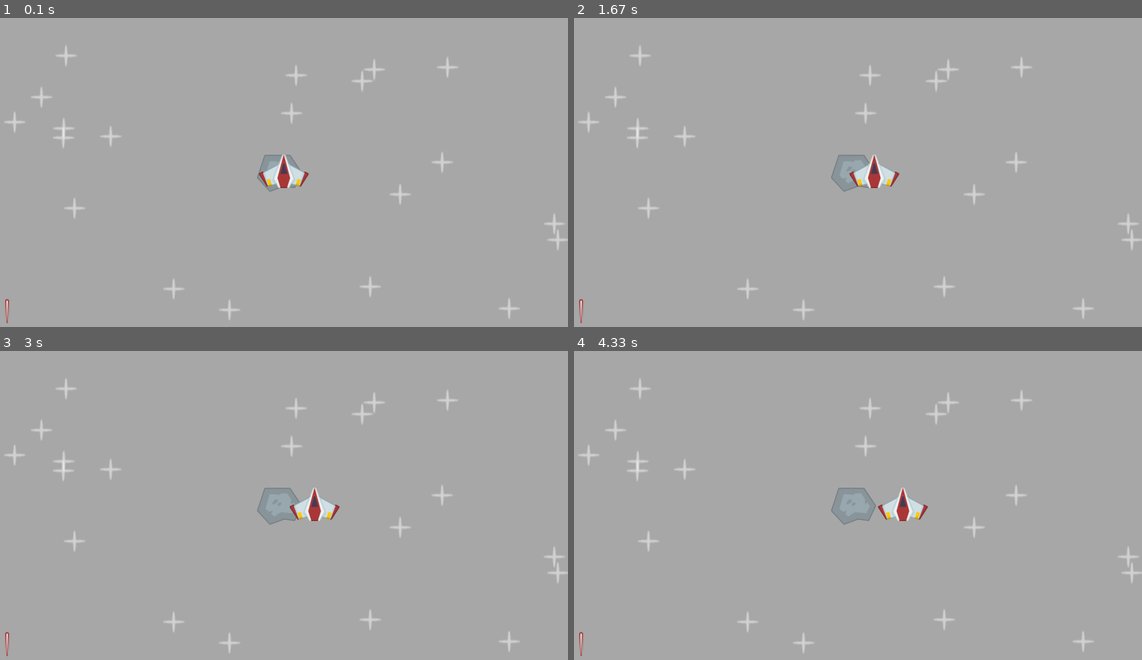
Above: before the commit, frames 1-4 (two rows, left to right).
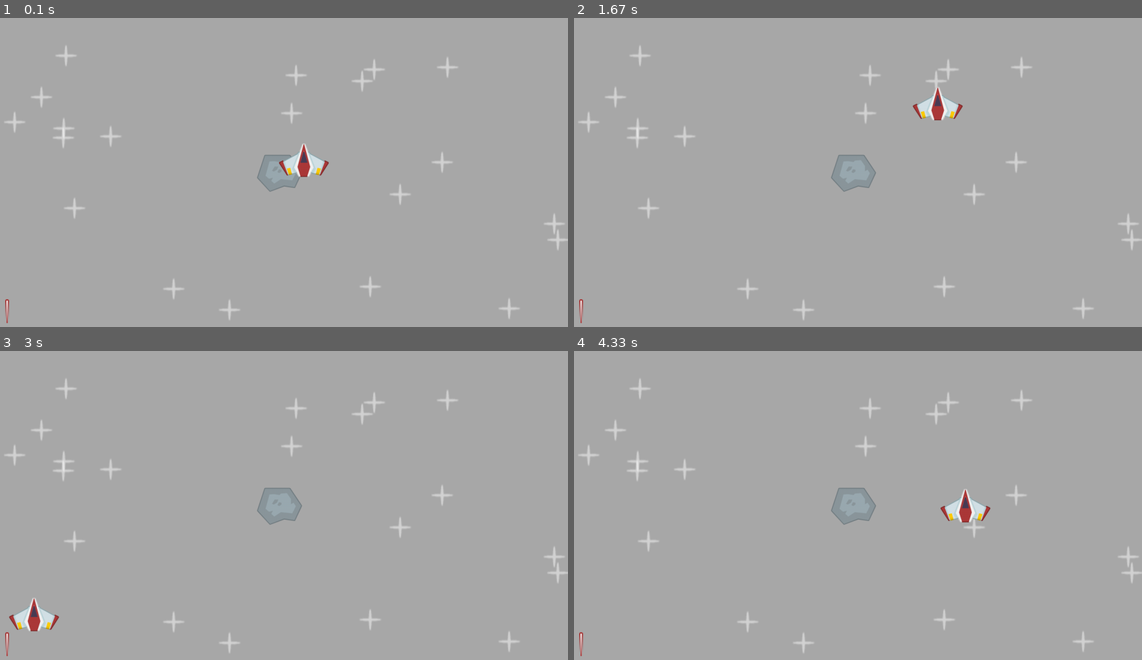
Above: after the commit, the same moments.

Repository: derekwhayes/pygame-tutorial
Game: pygame game, started from 5games-main/space shooter/code/main.py
Same seed, same stepped clock (60 frames per second), same inputs: the game is played once before the commit and once after it.
Inputs:
- Up to frame 1 (0.1 s): no input
- Up to frame 2 (1.67 s): no input
- Up to frame 3 (3 s): no input
- Up to frame 4 (4.33 s): no input

The runs differ from the first frame. In frame 1, 0.8% of the frame differs, in the area x 45-58%, y 40-56%; in frame 2, 1.0%; in frame 3, 1.0%, in the area x 1-60%, y 44-91%; in frame 4, 1.0%.

Commit message:
Refactor player movement logic and add delta time handling

Diff:
--- a/5games-main/space shooter/code/main.py
+++ b/5games-main/space shooter/code/main.py
@@ -8,6 +8,7 @@
 display_surface = pygame.display.set_mode((WINDOW_WIDTH, WINDOW_HEIGHT))
 pygame.display.set_caption('Space Shooter')
 running = True
+clock = pygame.time.Clock()
 
 # plain surface
 surf = pygame.Surface((100, 200))
@@ -16,7 +17,8 @@
 # imports
 player_surf = pygame.image.load(join('5games-main/space shooter/images', 'player.png')).convert_alpha()
 player_rect = player_surf.get_frect(center = (WINDOW_WIDTH / 2, WINDOW_HEIGHT / 2))
-player_direction = 1
+player_direction = pygame.math.Vector2(2, -1)
+player_speed = 300
 
 meteor_surf = pygame.image.load(join('5games-main/space shooter/images', 'meteor.png')).convert_alpha()
 meteor_rect = player_surf.get_frect(center = (WINDOW_WIDTH / 2, WINDOW_HEIGHT / 2))
@@ -30,6 +32,8 @@
 star_positions = [(randint(0, WINDOW_WIDTH), randint(0, WINDOW_HEIGHT)) for i in range(20)]
 
 while running:
+    dt = clock.tick() / 1000
+
     # event loop
     for event in pygame.event.get():
         if event.type == pygame.QUIT:
@@ -42,14 +46,24 @@
         display_surface.blit(star_surf, pos)
 
     display_surface.blit(laser_surf, laser_rect)
-
     display_surface.blit(meteor_surf, meteor_rect)
 
-    player_rect.left += player_direction * 0.4
-    if player_rect.right > WINDOW_WIDTH or player_rect.left < 0:
-        player_direction *= -1
+    # player movement
+    player_rect.center += player_direction * player_speed * dt
+    display_surface.blit(player_surf, player_rect)
 
-    display_surface.blit(player_surf, player_rect)
+    if player_rect.left < 0:
+        player_direction.x *= -1
+        player_rect.left = 0
+    if player_rect.right > WINDOW_WIDTH:
+        player_direction.x *= -1
+        player_rect.right = WINDOW_WIDTH
+    if player_rect.top < 0:
+        player_direction.y *= -1
+        player_rect.top = 0;
+    if player_rect.bottom > WINDOW_HEIGHT:
+        player_direction.y *= -1
+        player_rect.bottom = WINDOW_HEIGHT
 
     pygame.display.update()
 
